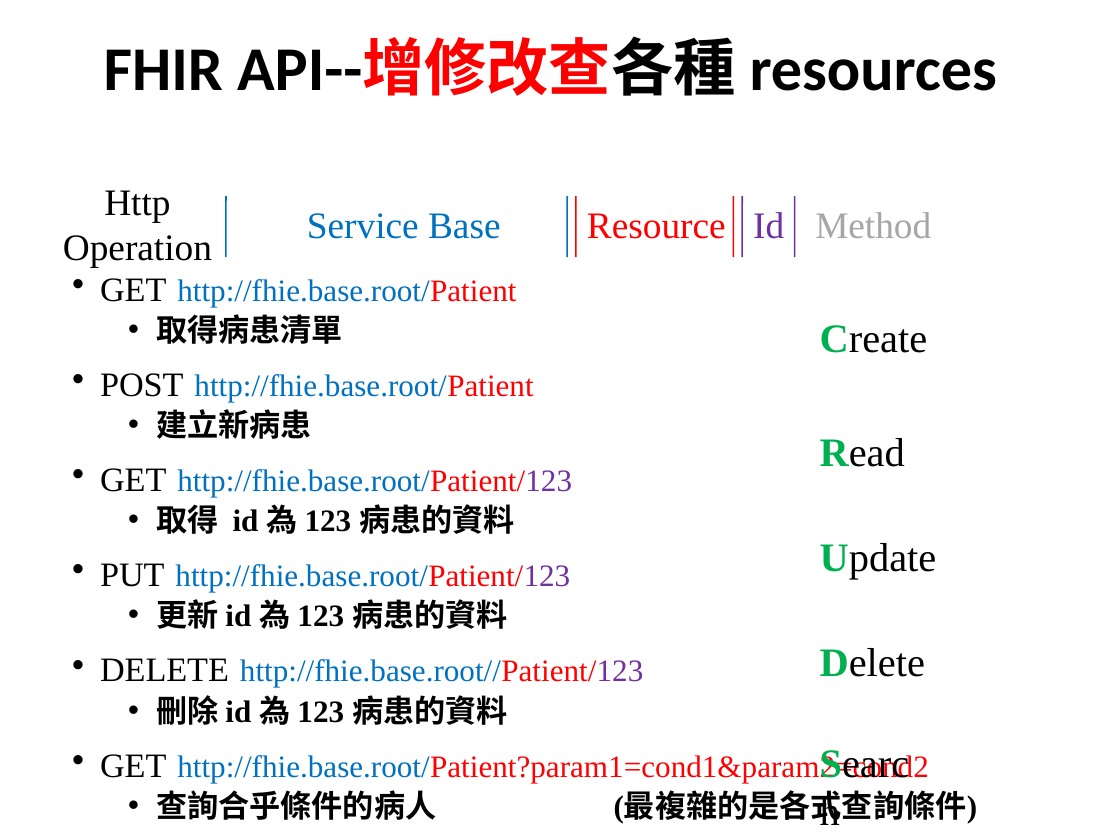
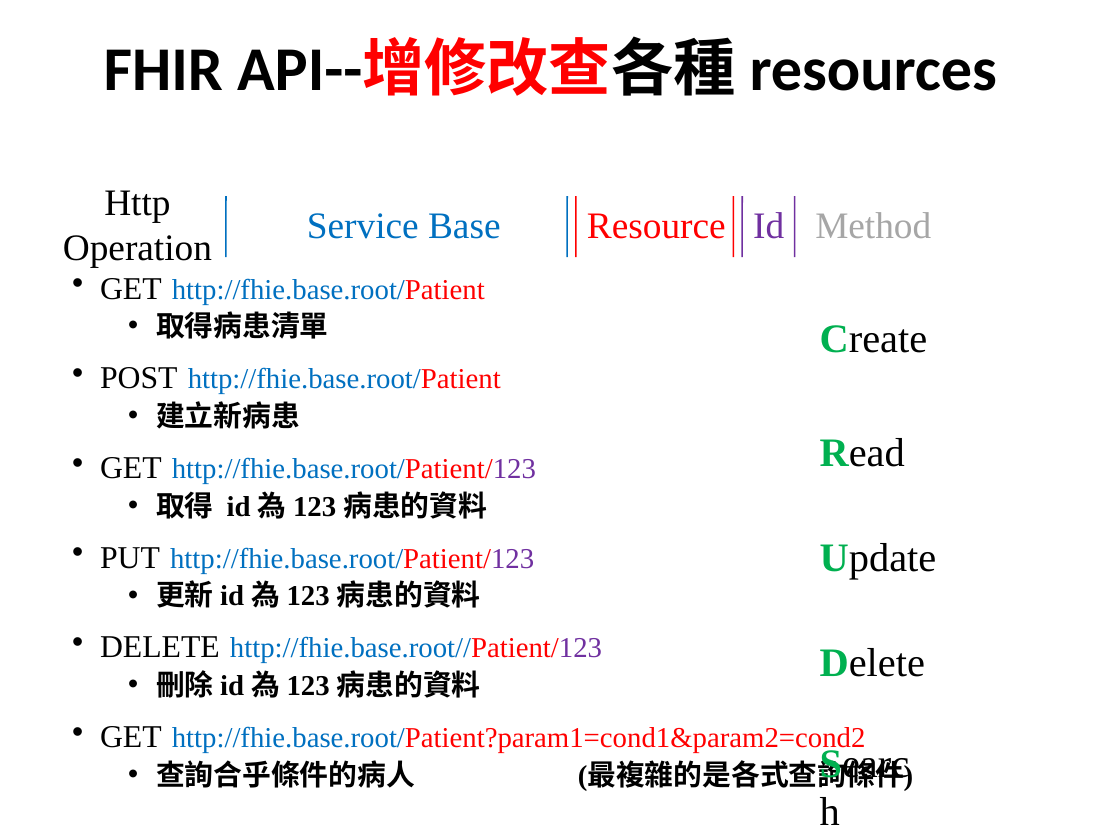
Before and after one commit to mos2718/FHIRspec, a slide deck: slide 2 of Spec/FHIR API.pptx. Drawn at 1120x840 pixels with LibreOffice and Linux fonts; fonts in the diff are those of the drawing. Boxes give left, top, right and bottom in pixels: in the first picture for what was removed or moved away, otherwise in the second. Text is boxed around its words. In the diff, an @@ line names an element or a change of style, - is before the commit and + after.

```diff
--- a/Spec/FHIR API.pptx
+++ b/Spec/FHIR API.pptx
@@ text "GET http://fhie.base.root/Patient" at box(100, 278, 913, 791): size 22 to 20.4 pt in "GET", "POST", "GET", "PUT" and 2 more places; size 20 to 18.5 pt @@
```
Also in this commit, not shown: 1 slide added.
